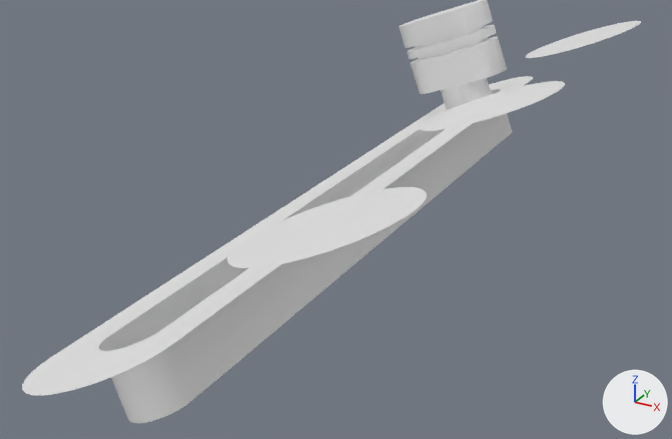
The FBX model Assets/Models/CaptainModels/CaptainShipStatusSetV3.fbx as it was, and as the next commit left it.
Before and after are seen from a 50 mm lens placed at (0.6006, 1.8277, -0.7435), pointed at (0.5476, 1.924, -0.7916). Lighting does not change. The marker at lower right points along +X, +Y and +Z. The first picture is the older version. Where no turn or scale is listed for an object, it has been applied to the vertices.

In view in the first picture: 'CaptainShipStatusBase', 'CaptainShipStatusNormalIndicatorGlass', 'CaptainShipStatusRedIndicatorGlass', 'CaptainShipStatusSliderStickLightGray', 'CaptainShipStatusSliderStickModuleGray', 'CaptainShipStatusYellowIndicatorGlass'.
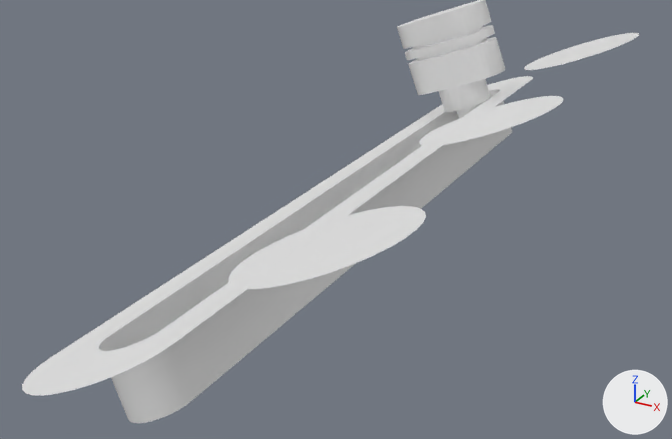
Where the newer file only moved an object's origin or applied its transform, the numbers keep the older frame.

Changed parts and their boxes (x1, y1, x2, y2) in the pictures (672 x 439 px):
'CaptainShipStatusRedIndicatorGlass', reshaped, moved
    before: (227, 187, 427, 268)
    after: (228, 206, 426, 289)
'CaptainShipStatusYellowIndicatorGlass', reshaped, moved
    before: (420, 81, 565, 131)
    after: (419, 96, 563, 146)
'CaptainShipStatusNormalIndicatorGlass', reshaped, moved
    before: (525, 21, 641, 58)
    after: (524, 33, 639, 70)
'CaptainShipStatusSliderStickModuleGray', moved
    before: (414, 25, 488, 61)
    after: (413, 26, 487, 61)
part 1 of me_plane_056, deleted
    before: (227, 187, 427, 268)
part 2 of me_plane_056, added
    after: (228, 206, 426, 289)
part 3 of me_plane_053, deleted
    before: (420, 81, 565, 131)
part 4 of me_plane_053, added
    after: (419, 96, 563, 146)
part 5 of me_plane_057, deleted
    before: (525, 21, 641, 58)
part 6 of me_plane_057, added
    after: (524, 33, 639, 70)

The change in detail:
me_plane_053 is used by ob_captainshipstatusyellowindicatorglass; location (0.03, -13.6038, -0.5889).
me_plane_053 had 81 vertices, 64 faces and spanned x 0.5265..0.5432, y 15.5262..15.5441, z -0.1902..-0.1838.
me_plane_053 now has 32 vertices, 30 faces and spans x 0.5565..0.5732, y 1.9224..1.9403, z -0.781..-0.7745.
me_plane_053 part 3: 81 vertices removed from x 0.5265..0.5432, y 15.5262..15.5441, z -0.1902..-0.1838.
me_plane_053 part 4: 32 vertices added at x 0.5565..0.5732, y 1.9224..1.9403, z -0.781..-0.7745.
me_plane_056 is used by ob_captainshipstatusredindicatorglass; location (0.03, -13.6038, -0.5889).
me_plane_056 had 81 vertices, 64 faces and spanned x 0.5265..0.5432, y 15.4859..15.5038, z -0.1902..-0.1838.
me_plane_056 now has 32 vertices, 30 faces and spans x 0.5565..0.5732, y 1.8821..1.9, z -0.781..-0.7745.
me_plane_056 part 1: 81 vertices removed from x 0.5265..0.5432, y 15.4859..15.5038, z -0.1902..-0.1838.
me_plane_056 part 2: 32 vertices added at x 0.5565..0.5732, y 1.8821..1.9, z -0.781..-0.7745.
me_plane_057 is used by ob_captainshipstatusnormalindicatorglass; location (0.03, -13.6038, -0.5889).
me_plane_057 had 81 vertices, 64 faces and spanned x 0.5265..0.5432, y 15.5665..15.5844, z -0.1902..-0.1838.
me_plane_057 now has 32 vertices, 30 faces and spans x 0.5565..0.5732, y 1.9627..1.9806, z -0.781..-0.7745.
me_plane_057 part 5: 81 vertices removed from x 0.5265..0.5432, y 15.5665..15.5844, z -0.1902..-0.1838.
me_plane_057 part 6: 32 vertices added at x 0.5565..0.5732, y 1.9627..1.9806, z -0.781..-0.7745.
Object 'CaptainShipStatusYellowIndicatorGlass' (ob_captainshipstatusyellowindicatorglass) moves from (0.03, -13.6038, -0.5889) to (0.0, 0.0, 0.0).
Object 'CaptainShipStatusRedIndicatorGlass' (ob_captainshipstatusredindicatorglass) moves from (0.03, -13.6038, -0.5889) to (0.0, 0.0, 0.0).
Object 'CaptainShipStatusSliderStickModuleGray' (ob_captainshipstatussliderstickmodulegray) moves from (-0.3821, -13.6038, -0.5889) to (0.0, 0.0, 0.0).
Object 'CaptainShipStatusNormalIndicatorGlass' (ob_captainshipstatusnormalindicatorglass) moves from (0.03, -13.6038, -0.5889) to (0.0, 0.0, 0.0).
